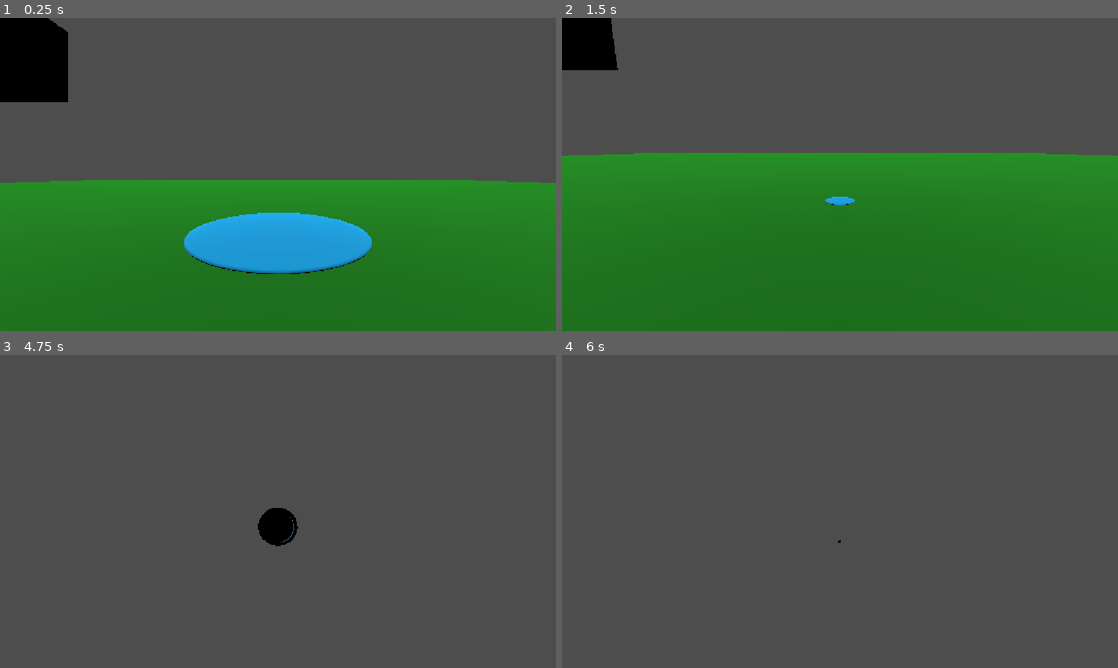
Above: before the commit, frames 1-4 (two rows, left to right).
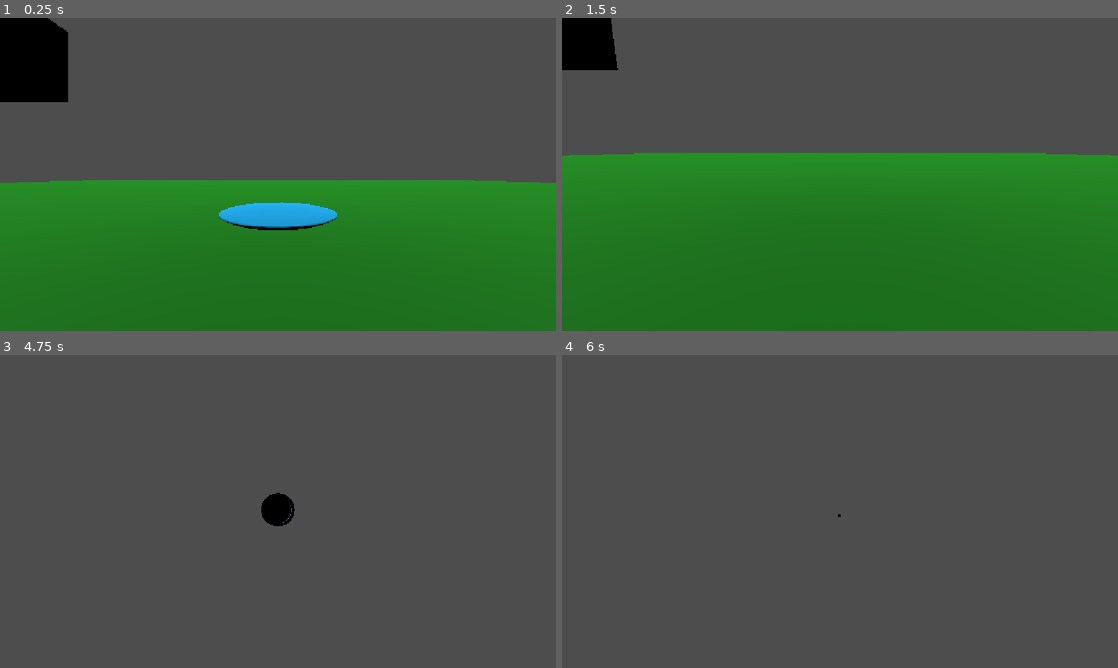
Above: after the commit, the same moments.

Repository: PastarDev/godot-disc-golf
Game: Godot game, scene res://main.tscn
Same seed, same stepped clock (60 frames per second), same inputs: the game is played once before the commit and once after it.
Inputs:
- Up to frame 1 (0.25 s): no input
- Up to frame 2 (1.5 s): tap Enter at 0.5 s; tap Space (throw_disc) at 0.6 s; tap S (cam_down) at 1.35 s
- Up to frame 3 (4.75 s): tap Space (throw_disc) at 1.55, 2.3, 3.05, 3.5, 3.8, 4.55 s; hold A (cam_left) 2.03-2.78 s; tap D (cam_right) at 2.85 s; hold W (cam_up) 3.53-4.28 s; tap E (hold_disc) at 4.35 s
- Up to frame 4 (6 s): hold Shift (slow_turn) 5.03-5.78 s; tap Space (throw_disc) at 5.3, 5.85 s; tap Enter at 5.75 s

The runs differ from the first frame. In frame 1, 5.3% of the frame differs, in the area x 33-67%, y 58-82%; in frame 2, 0.1%; in frame 3, 0.7%; in frame 4, less than 0.1%.

Commit message:
fixed some things

Diff:
--- a/SampleDisc.tscn
+++ b/SampleDisc.tscn
@@ -11,6 +11,7 @@
 radius = 2.63
 
 [node name="Disc" type="RigidBody3D" unique_id=1960621020]
+transform = Transform3D(1, 0, 0, 0, 1, 0, 0, 0, 1, 0.007837772, 0, 0)
 
 [node name="DiscMesh" type="MeshInstance3D" parent="." unique_id=1181428907]
 transform = Transform3D(0.004, 0, 0, 0, 0.004, 0, 0, 0, 0.004, 0, 0, 0)
--- a/holdDisc.gd
+++ b/holdDisc.gd
@@ -3,7 +3,7 @@
 @export var camera: Camera3D
 @export var distance_in_front: float = 2.0
 @export var follow_strength: float = 50.0
-@export var throw_power: float = 100
+@export var throw_power: float = 80
 var is_holding: bool = true
 
 func _ready() -> void:
@@ -23,9 +23,10 @@
 
 		var to_target = target_pos - global_position
 
+		state.angular_velocity = -global_rotation * 5
+
 		state.linear_velocity = to_target * follow_strength
 
-		state.angular_velocity = -global_rotation * 5
 
 
 func _process(_delta: float) -> void:
@@ -39,7 +40,8 @@
 		gravity_scale = 1
 
 		var direction = global_position - camera.global_position
-		apply_central_impulse(direction.normalized() * 25)
+		direction.y += 0.5
+		apply_central_impulse(direction.normalized() * throw_power/3)
 
 		#old code:
 		#await get_tree().create_timer(0.2).timeout
--- a/main.tscn
+++ b/main.tscn
@@ -33,8 +33,9 @@
 constant_force = Vector3(0, 7, -5)
 script = ExtResource("3_1bvp3")
 camera = NodePath("../player/Camera3D")
-distance_in_front = 1.0
+distance_in_front = 1.5
 
 [node name="MeshInstance3D" parent="." unique_id=1092041770 instance=ExtResource("2_h2yge")]
 
 [editable path="player"]
+[editable path="Disc"]
--- a/player.tscn
+++ b/player.tscn
@@ -14,7 +14,7 @@
 [node name="player" type="CharacterBody3D" unique_id=815929019]
 
 [node name="CollisionShape3D" type="CollisionShape3D" parent="." unique_id=449751393]
-transform = Transform3D(1, 0, 0, 0, 1, 0, 0, 0, 1, 0, 0.9961364, 0)
+transform = Transform3D(0.8, 0, 0, 0, 0.8, 0, 0, 0, 0.8, 0, 0.9961364, 0)
 shape = SubResource("CapsuleShape3D_xa11k")
 debug_color = Color(1, 1, 1, 1)
 debug_fill = false
--- a/project.godot
+++ b/project.godot
@@ -57,6 +57,11 @@
 "events": [Object(InputEventKey,"resource_local_to_scene":false,"resource_name":"","device":16,"window_id":0,"alt_press …(195 unchanged characters)…
 ]
 }
+drag_disc={
+"deadzone": 0.2,
+"events": [Object(InputEventMouseButton,"resource_local_to_scene":false,"resource_name":"","device":-1,"window_id":0,"alt_pressed":false,"shift_pressed":false,"ctrl_pressed":false,"meta_pressed":false,"button_mask":0,"position":Vector2(0, 0),"global_position":Vector2(0, 0),"factor":1.0,"button_index":1,"canceled":false,"pressed":false,"double_click":false,"script":null)
+]
+}
 
 [physics]
 
